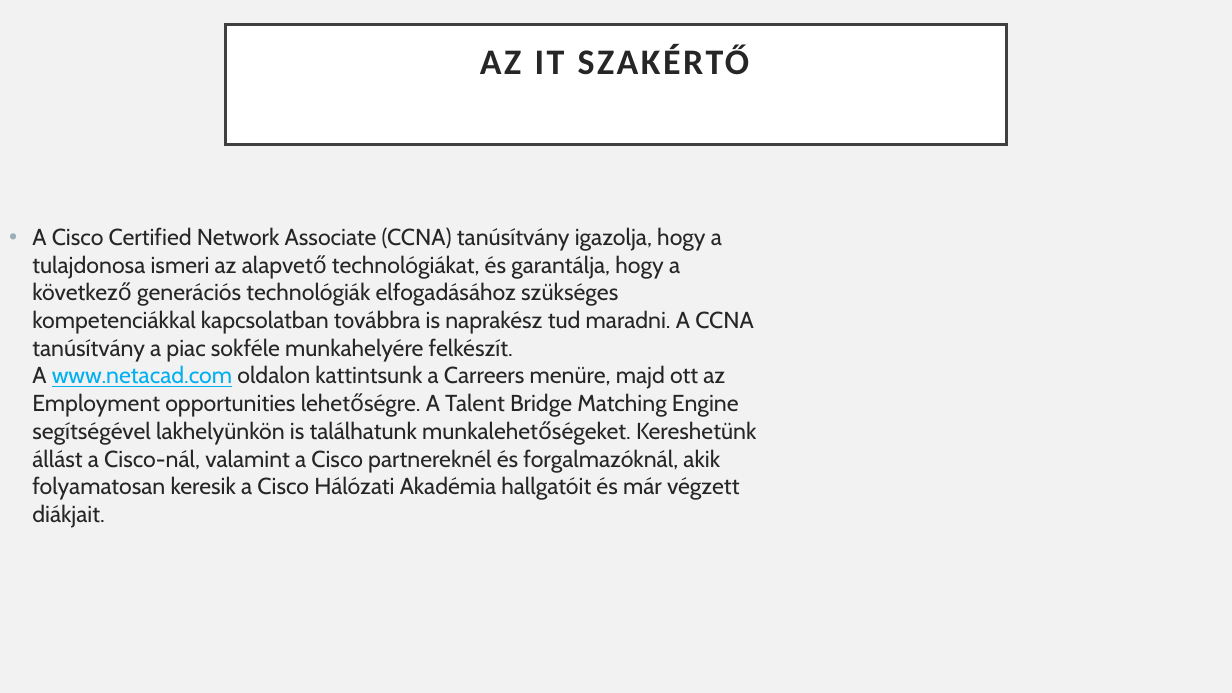
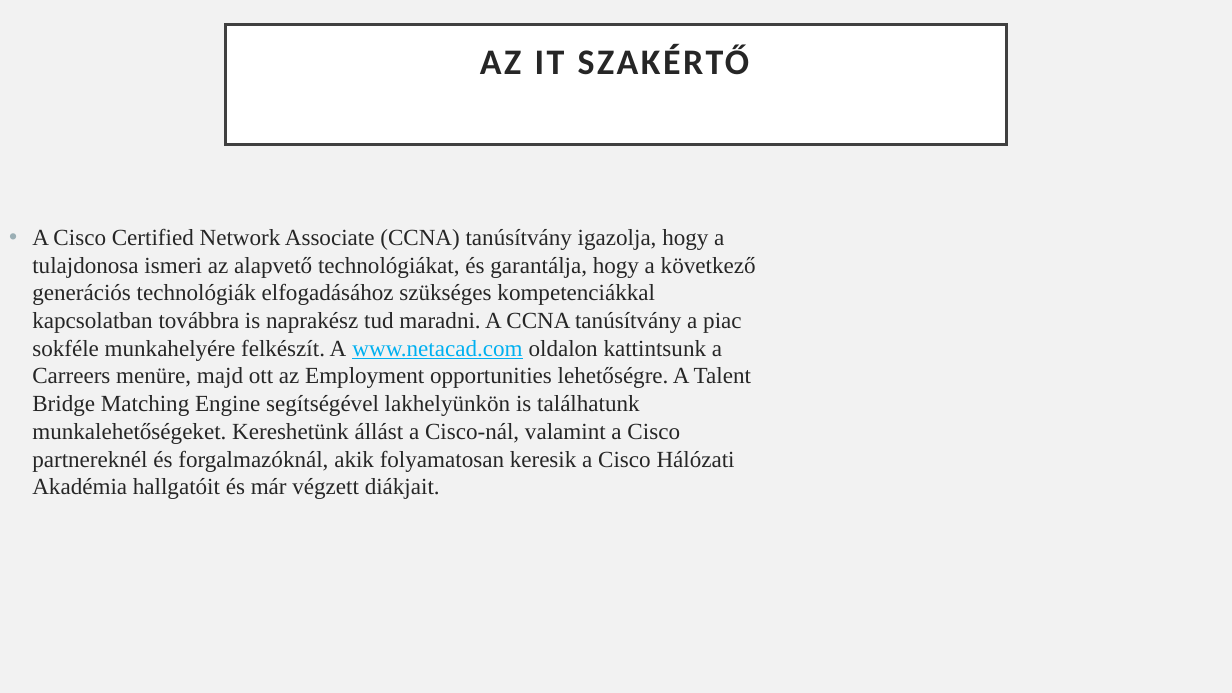
Before and after one commit to Feenc/sulishtml, a slide deck: slide 14 of cisco2.pptx. Drawn at 1232x693 pixels with LibreOffice and Linux fonts; fonts in the diff are those of the drawing. Boxes give left, top, right and bottom in pixels: in the first picture for what was removed or moved away, otherwise in the second. Text is boxed around its words. In the diff, an @@ line names an element or a change of style, - is before the commit and + after.

```diff
--- a/cisco2.pptx
+++ b/cisco2.pptx
@@ text "A Cisco Certified Network Associate ..." at [32,228,756,499]: font Cabin to Times New Roman @@
```
Also in this commit, not shown: 1 other slide changed, 3 slides added, 1 slide removed, 18 other files.
